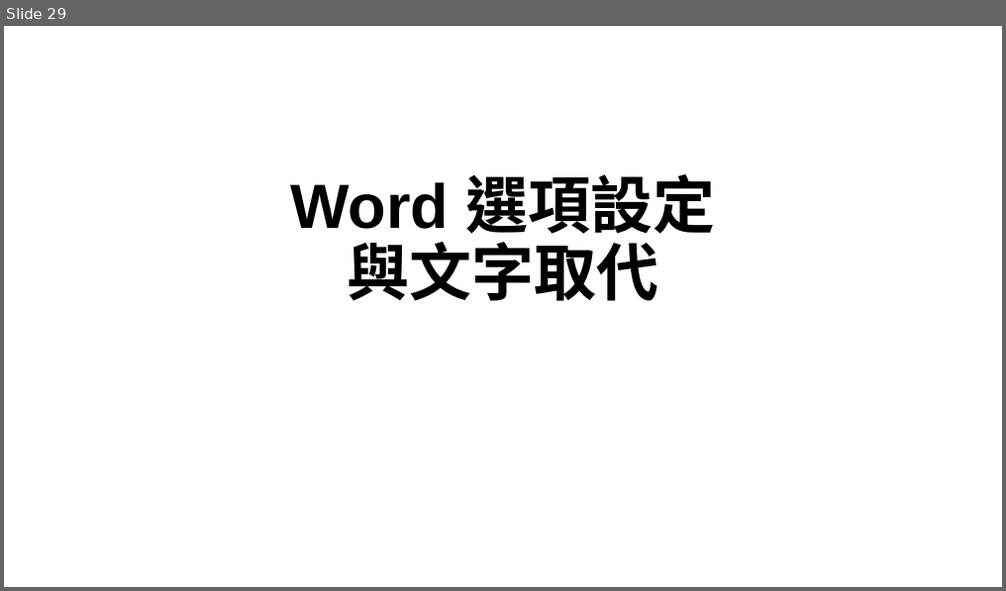
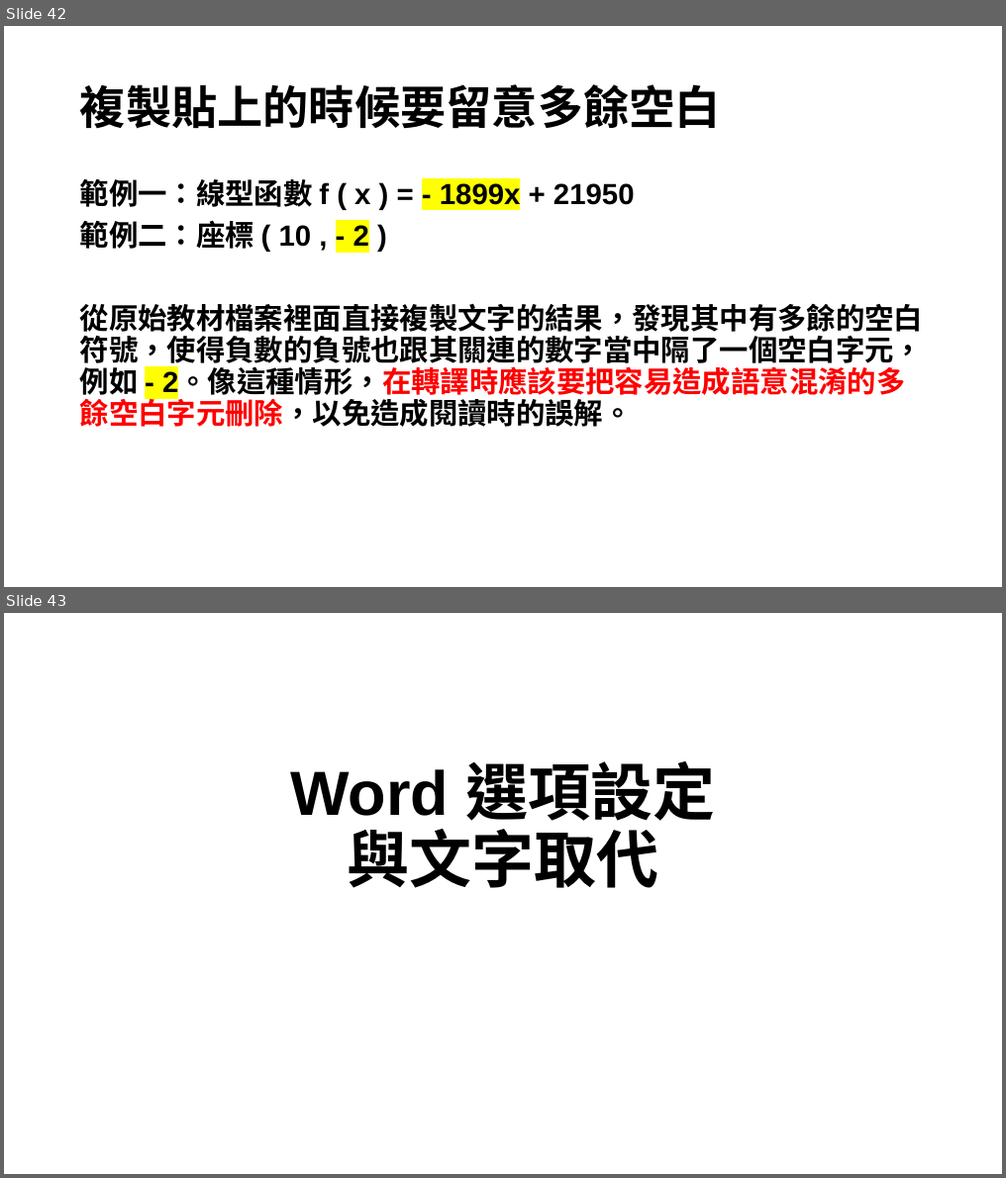
Before and after one commit to huanlin/VisualAids, a slide deck: Seminar/視障輔助教材轉檔研討會/投影片.pptx. Shown one above the other, each under a label of ours: slide 29 before the commit, slides 42 and 43 after it. The pictures are 1006x591 and 1006x1178 pixels, drawn with LibreOffice and Linux fonts; fonts in the diff are those of the drawing. Boxes give left, top, right and bottom in pixels: in the first picture for what was removed or moved away, otherwise in the second. Text is boxed around its words. In the diff, an @@ line names an element or a change of style, - is before the commit and + after.

```diff
--- a/Seminar/視障輔助教材轉檔研討會/投影片.pptx
+++ b/Seminar/視障輔助教材轉檔研討會/投影片.pptx
@@ slide 42 added at [4,26,1002,587], background #FFFFFF @@
@@ title added at [80,84,721,129], 44 pt, text #000000, bold @@
+複製貼上的時候要留意多餘空白
@@ text added at [80,179,923,427], 28 pt, text #000000, bold @@
+範例一：線型函數 f ( x ) = - 1899x + 21950
+範例二：座標 ( 10 , - 2 )
+從原始教材檔案裡面直接複製文字的結果，發現其中有多餘的空白符號，使得負數的負號也跟其關連的數字當中隔了一個空白字元，例如 - 2。像這種情形，在轉譯時應該要把容易造成語意混淆的多餘空白字元刪除，以免造成閱讀時的誤解。
@@ what was slide 29 is now slide 43 @@
```
Also in this commit, not shown: 4 slides changed, 13 other slides added.
